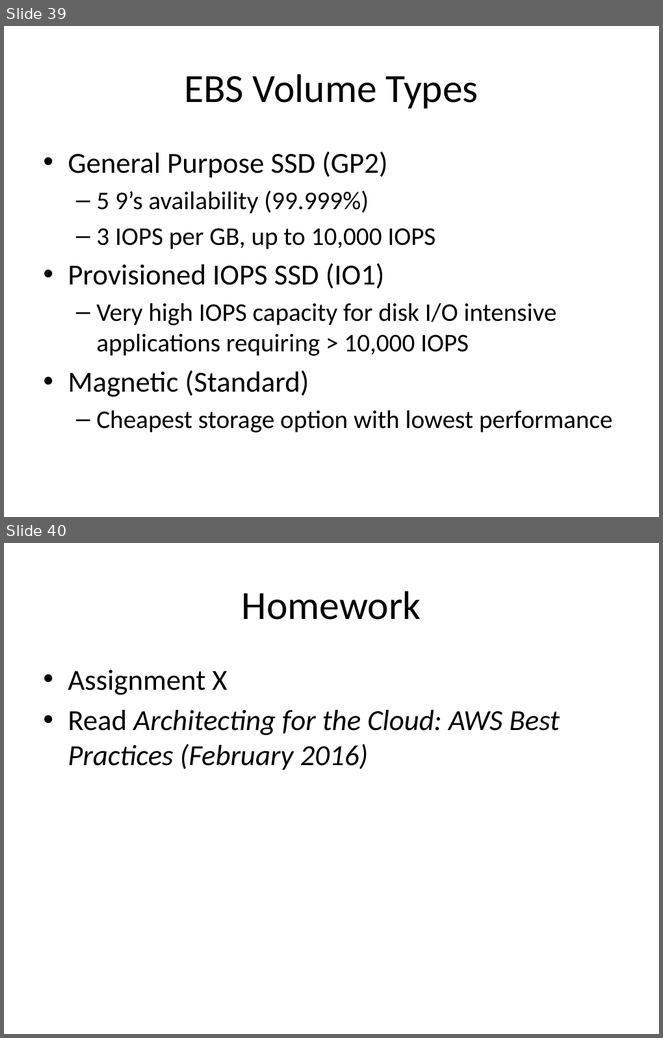
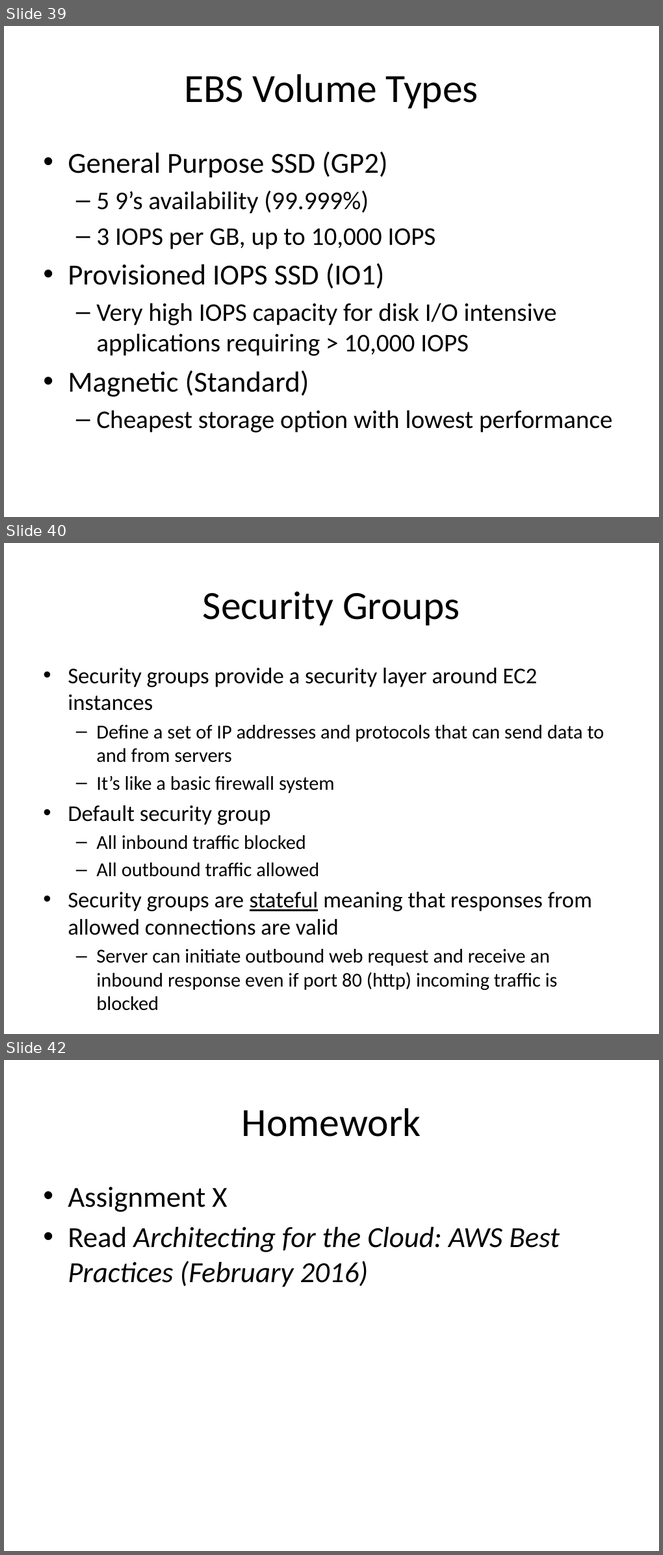
Before and after one commit to jasondbaker/infrastructure-class, a slide deck: infrastructure-week-4.pptx. Shown one above the other, each under a label of ours: slides 39 and 40 before the commit, slides 39, 40 and 42 after it; the slides between them are not shown. The pictures are 663x1038 and 663x1555 pixels, drawn with LibreOffice and Linux fonts; fonts in the diff are those of the drawing. Boxes give left, top, right and bottom in pixels: in the first picture for what was removed or moved away, otherwise in the second. Text is boxed around its words. In the diff, an @@ line names an element or a change of style, - is before the commit and + after.

```diff
--- a/infrastructure-week-4.pptx
+++ b/infrastructure-week-4.pptx
@@ slide 40 added at [4, 543, 659, 1034], background #FFFFFF @@
@@ title added at [203, 591, 460, 626], 44 pt, text #000000 @@
+Security Groups
@@ text added at [68, 668, 605, 991], 21.7 pt, text #000000 @@
+• Security groups provide a security layer around EC2 instances
+  – Define a set of IP addresses and protocols that can send data to and from servers
+  – It’s like a basic firewall system
+• Default security group
+  – All inbound traffic blocked
+  – All outbound traffic allowed
+• Security groups are stateful meaning that responses from allowed connections are valid
+  – Server can initiate outbound web request and receive an inbound response even if port 80 (http) incoming traffic is blocked
@@ what was slide 40 is now slide 42 @@
```
Also in this commit, not shown: 1 other slide added, 2 other files.
